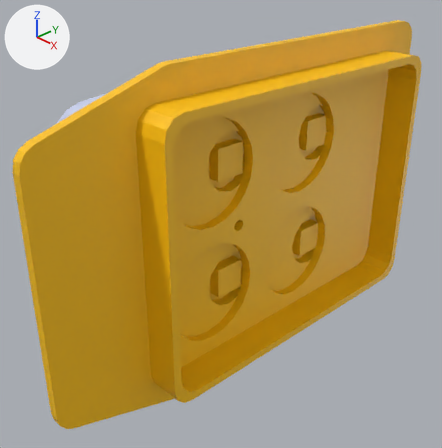
The Blender file examples/models/psm/blender_files/psm_main_insertion_link_1_2_combined.blend as it was, and as the next commit left it.
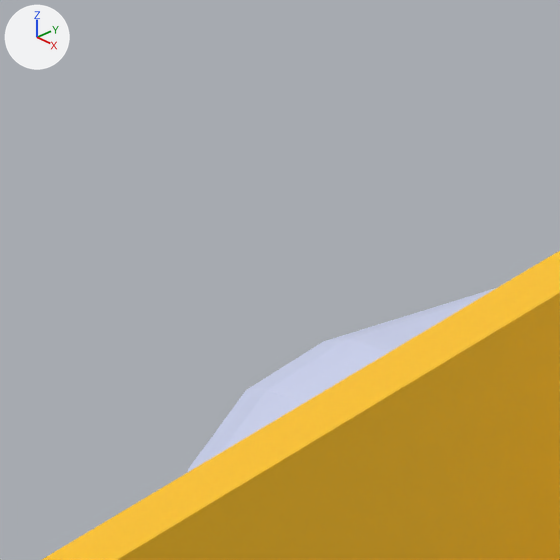
Each version appears first whole from a 50 mm camera at (0.114, -0.0948, 0.066) aimed at (0.0078, 0.0054, -0.0057), and next in a close-up on the part from 6% to 27% of the width and 10% to 31% of the height. The lights are fixed; the arrows at upper left show +X, +Y and +Z. The last two pictures show the newer version.

Objects in the first close-up: 'Main_Insertion_Link_1_Main_Insertion_Link.002'.
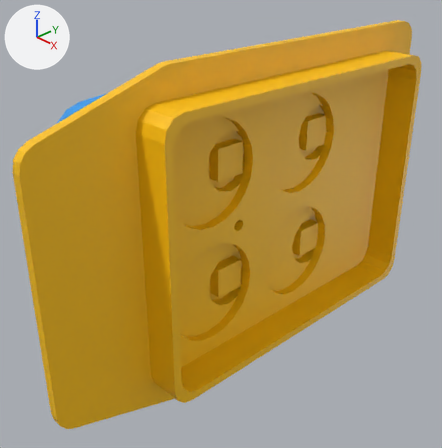
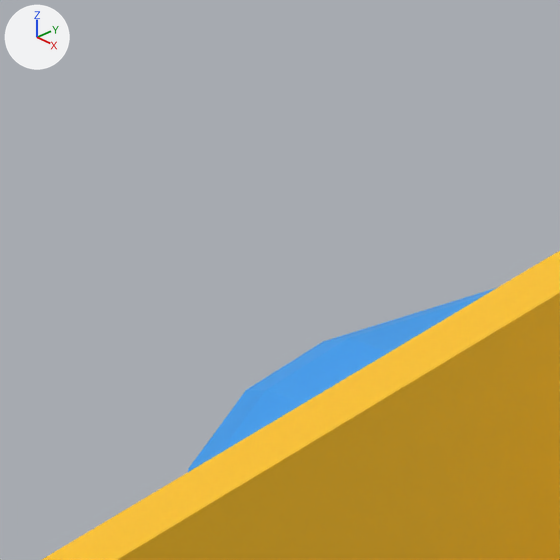
The edits, one by one:
Material 'Material.002' (mat_material_002) changes colour from pale blue #cbd2ef to blue #2f9bef; in linear values from (0.597, 0.645, 0.863) to (0.0283, 0.329, 0.863).

Boxes (x1, y1, x2, y2) around the edits, measured in the close-ups (560 x 560 px):
'Main_Insertion_Link_1_Main_Insertion_Link.002', recoloured (pale blue to blue)
    both: (185, 287, 499, 475)
